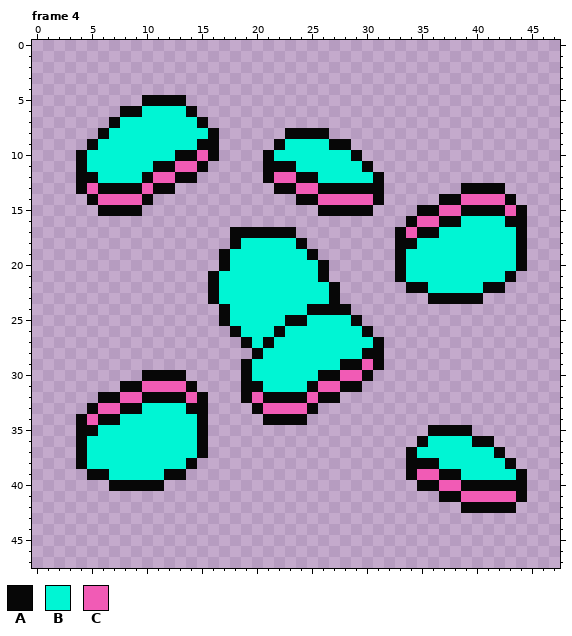
Pixel-art file: src/assets/reels/reels-01.aseprite. Above, as it was before the edit.
48x48 pixels, 18 frames. Shown: frame 4. The commit also changed other frames, which this record leaves out.
Palette (. is transparent): A #070707  B #00f5d4  C #f15bb5
Once edited:
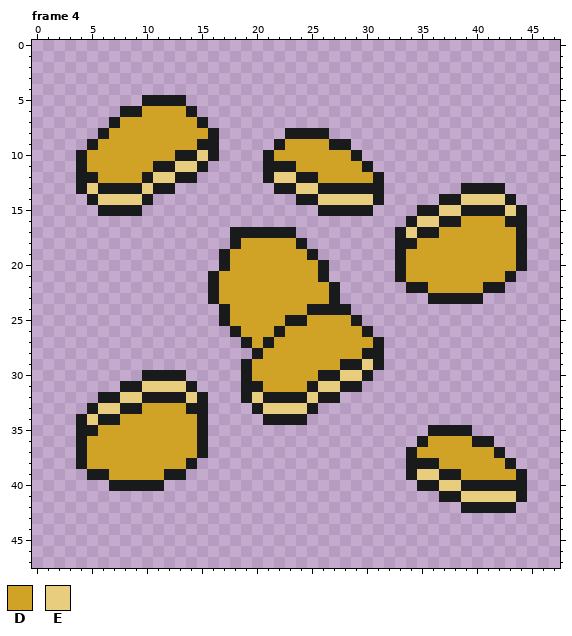
Colours new in this view: D #d0a225  E #e9cd7f
Changes in this commit:
Colour A changes from #070707 to #181a1b.
Colour C changes from #f15bb5 to #ef7192.
Frame 4, layer "Layer 1":
Colour B becomes colour D in row 6 at x 10 to 13; in row 7 at x 8 to 14; in row 8 at x 7 to 15; in row 9 at x 6 to 14 and 23 to 26; in row 10 at x 5 to 12 and 22 to 28; in row 11 at x 5 to 10 and 24 to 29.
Colour B becomes colour D in row 12 at x 6 to 9 and 26 to 30; in row 16 at x 39 to 42; in row 17 at x 37 to 43; in row 18 at x 19 to 23 and 35 to 43; in row 19 at x 18 to 24 and 34 to 43; in row 20 at x 18 to 25 and 34 to 43.
Colour B becomes colour D in row 21 at x 17 to 25 and 34 to 42; in row 22 at x 17 to 26 and 36 to 40; in row 23 at x 17 to 26; in row 24 at x 18 to 24; in row 25 at x 18 to 22 and 25 to 28; in row 26 at x 19 to 21 and 23 to 29.
Colour B becomes colour D in row 27 at x 20 and 22 to 30; in row 28 at x 21 to 29; in row 29 at x 20 to 27; in row 30 at x 20 to 25; in row 31 at x 21 to 24; in row 33 at x 10 to 13.
Colour B becomes colour D in row 34 at x 8 to 14; in row 35 at x 6 to 14; in row 36 at x 5 to 14 and 36 to 39; in row 37 at x 5 to 14 and 35 to 41; in row 38 at x 5 to 13 and 37 to 42; in row 39 at x 7 to 11 and 39 to 43.
Colour C becomes colour E in row 10 at x 15; in row 11 at x 13 to 14; in row 12 at x 11 to 12 and 22 to 23; in row 13 at x 5, 10 and 24 to 25; in row 14 at x 6 to 9, 26 to 30 and 39 to 42; in row 15 at x 37 to 38 and 43.
Colour C becomes colour E in row 16 at x 35 to 36; in row 17 at x 34; in row 29 at x 30; in row 30 at x 28 to 29; in row 31 at x 10 to 13 and 26 to 27; in row 32 at x 8 to 9, 14, 20 and 25.
Colour C becomes colour E in row 33 at x 6 to 7 and 21 to 24; in row 34 at x 5; in row 39 at x 35 to 36; in row 40 at x 37 to 38; in row 41 at x 39 to 43.
Where, in picture pixels (left, top, right, bottom), the same in both pictures:
changed: (76, 95, 527, 513)
